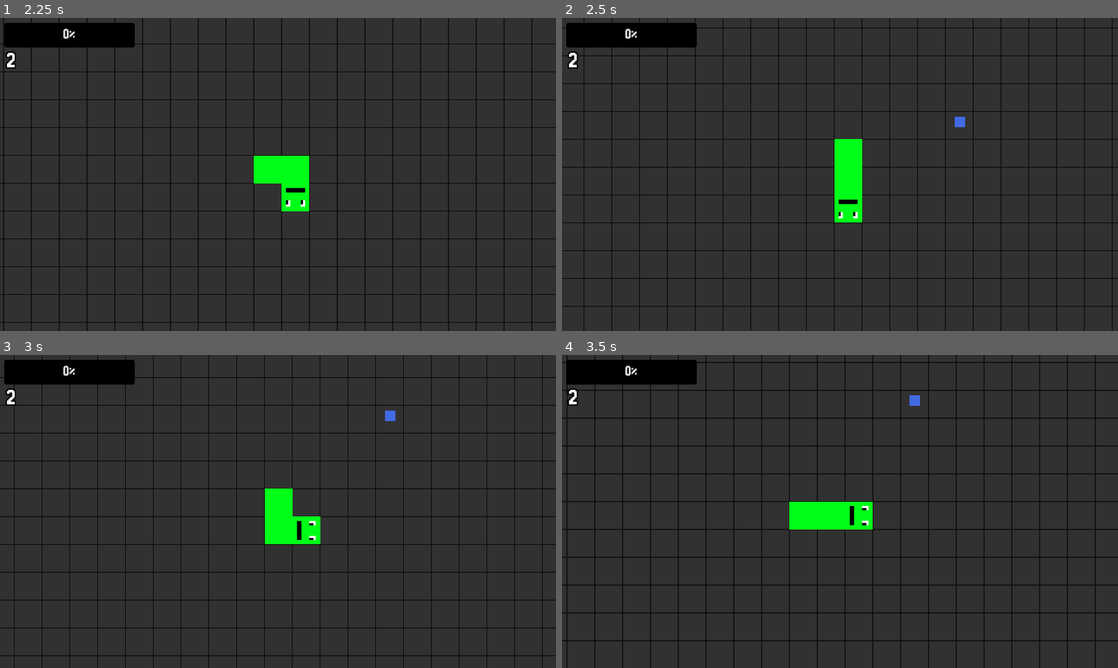
Above: before the commit, frames 1-4 (two rows, left to right).
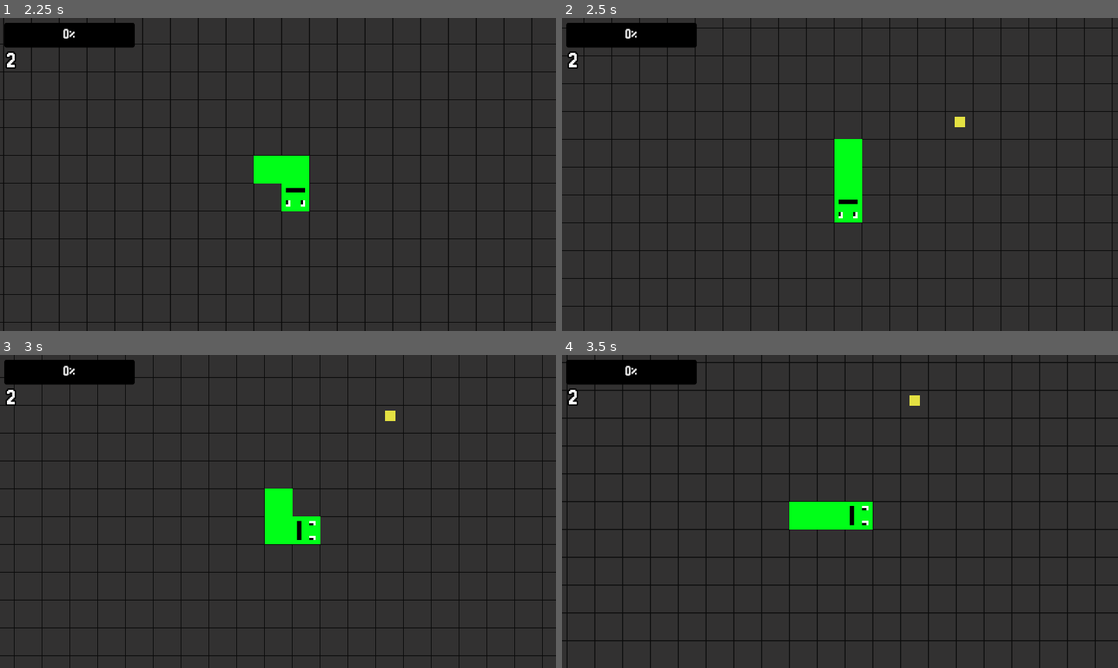
Above: after the commit, the same moments.

Repository: nath-ellis/slither.net
Game: Godot game, scene res://scenes/menu.tscn
The game is run twice, just before and just after one commit, with the same random seed, the same clock (stepped at 60 frames per second) and the same inputs.
Inputs:
- Up to frame 1 (2.25 s): click "Play" at 0.5 s; hold Right (right) 1.28-2.03 s; hold Down (down) from 2.03 s (still down)
- Up to frame 2 (2.5 s): keep holding Down (down)
- Up to frame 3 (3 s): release Down (down) at 2.78 s; hold Right (right) from 2.78 s (still down)
- Up to frame 4 (3.5 s): keep holding Right (right)

Frame 1 is identical in both runs. In frame 2, less than 0.1% of the frame differs, in the area x 70-73%, y 31-35%; in frame 3, less than 0.1%; in frame 4, less than 0.1%.

Commit message:
Added a timer which removes the bit after a random amount of time

Diff:
--- a/scenes/bit.tscn
+++ b/scenes/bit.tscn
@@ -16,4 +16,7 @@
 [node name="CollisionShape2D" type="CollisionShape2D" parent="."]
 shape = SubResource("RectangleShape2D_eq1wb")
 
+[node name="Timer" type="Timer" parent="."]
+
 [connection signal="area_entered" from="." to="." method="_on_area_entered"]
+[connection signal="timeout" from="Timer" to="." method="_on_timer_timeout"]
--- a/scenes/large_bit.tscn
+++ b/scenes/large_bit.tscn
@@ -16,4 +16,7 @@
 [node name="CollisionShape2D" type="CollisionShape2D" parent="."]
 shape = SubResource("RectangleShape2D_eq1wb")
 
+[node name="Timer" type="Timer" parent="."]
+
 [connection signal="area_entered" from="." to="." method="_on_area_entered"]
+[connection signal="timeout" from="Timer" to="." method="_on_timer_timeout"]
--- a/scripts/bit.gd
+++ b/scripts/bit.gd
@@ -2,6 +2,7 @@
 
 
 @onready var sprite = $Sprite2D
+@onready var timer = $Timer
 
 
 func _ready() -> void:
@@ -9,6 +10,10 @@
 		randi_range(Manager.player_pos.x - get_viewport_rect().size.x, Manager.player_pos.x + get_viewport_rect().size.x),
 		randi_range(Manager.player_pos.y - get_viewport_rect().size.y, Manager.player_pos.y + get_viewport_rect().size.y)
 	)
+
+	# Time that the bit will be in the game for
+	timer.wait_time = randf_range(10.0, 100.0)
+	timer.start()
 
 	if get_meta("size") == "large":
 		match randi_range(1, 7):
@@ -54,3 +59,7 @@
 			area.get_parent().call_deferred("increase_length", 2)
 
 	queue_free()
+
+
+func _on_timer_timeout():
+	queue_free()
